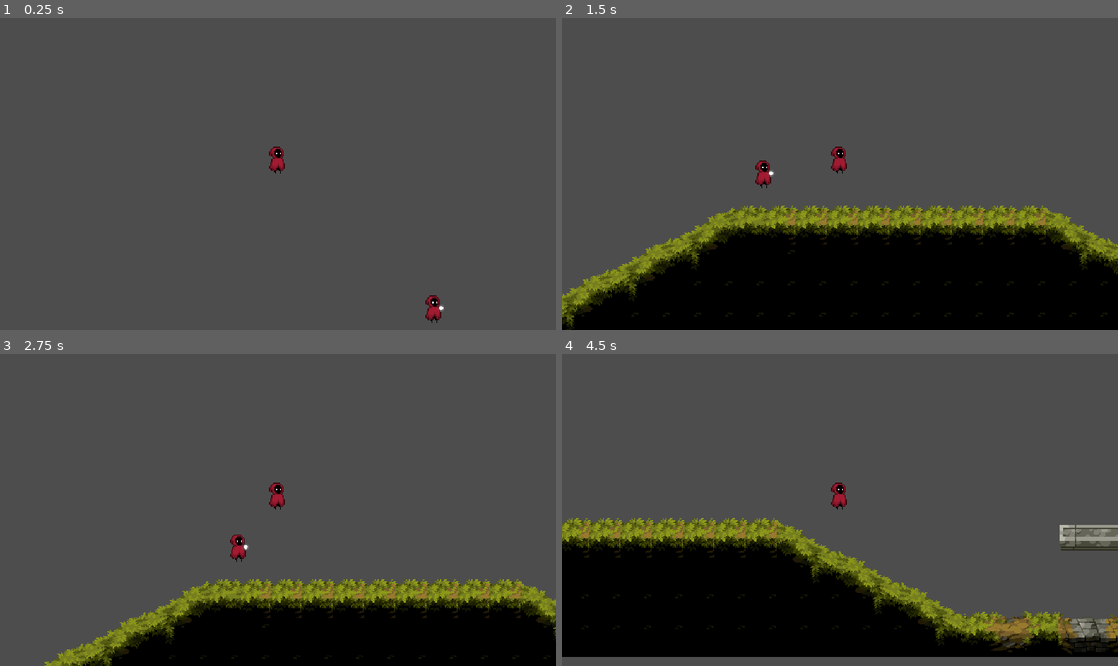
Above: before the commit, frames 1-4 (two rows, left to right).
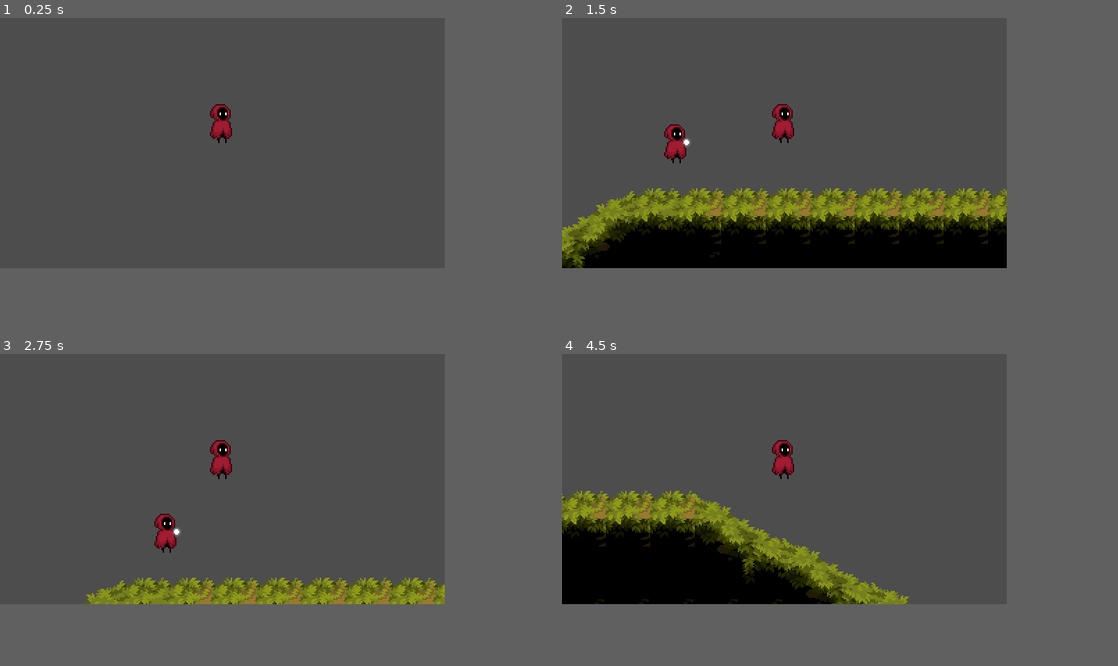
Above: after the commit, the same moments.

Repository: Driannn/AcerolaJam0
Game: Godot game, scene res://Scenes/Main scene/main_scene.tscn
Two runs of this game, one before a commit and one after it. Both use one fixed random seed, a clock stepped at 60 frames per second and the inputs below.
Inputs:
- Up to frame 1 (0.25 s): no input
- Up to frame 2 (1.5 s): tap Enter (ui_accept) at 0.5 s; hold D (move_right) from 0.53 s (still down); tap Space (jump) at 0.6, 0.77, 1.07, 1.35 s
- Up to frame 3 (2.75 s): tap Space (jump) at 1.52, 1.82, 2.1 s; release D (move_right) at 2.03 s; hold A (move_left) from 2.03 s (still down)
- Up to frame 4 (4.5 s): release A (move_left) at 2.78 s; hold D (move_right) 2.78-4.28 s; tap Space (jump) at 2.85, 3.02, 3.32, 3.6, 3.77, 4.07, 4.35 s; hold A (move_left) from 4.28 s (still down)
In our replay, the window is 800x449 before the commit and 640x360 after it. These sizes can differ from the game's own. Grey fills any space a smaller window leaves; there, only what the larger window draws over its background counts as a difference.

The runs differ from the first frame. In frame 1, 0.8% of the frame differs, in the area x 37-80%, y 27-98%; in frame 2, 29%, in the area x 0-100%, y 0-99%; in frame 3, 23%; in frame 4, 25%.

Commit message:
Small changes and small mess up with phantom camera addon

Diff:
--- a/Scenes/Player/my_player.gd
+++ b/Scenes/Player/my_player.gd
@@ -49,12 +49,11 @@
 	move_on_x(delta)
 	jump()
 	move_and_slide()
-	print (jump_count)
 
 ##Get players input and apply it to the X velocity
 func move_on_x(delta : float) -> void:
 	var horizontal_direction = Input.get_axis("move_left", "move_right")
-	velocity.x = h_speed * horizontal_direction
+	velocity.x = h_speed * horizontal_direction * delta * 50
 
 ##Apply force to the Y velocity if the player is not on the floor
 func apply_gravity(delta : float) -> void:
@@ -69,6 +68,7 @@
 	if Input.is_action_just_pressed("jump") && jump_count < 1:
 		velocity.y = -jump_force
 		jump_count += 1
+		print (jump_count)
 
 	if is_on_floor():
 		jump_count = 0
--- a/Scenes/Player/my_player.tscn
+++ b/Scenes/Player/my_player.tscn
@@ -9,7 +9,6 @@
 
 [node name="MyPlayer" type="CharacterBody2D"]
 script = ExtResource("1_ggs3h")
-h_speed = 250.0
 jump_force = 275.0
 gravity_acceleration = 700.0
 
--- a/project.godot
+++ b/project.godot
@@ -17,11 +17,15 @@
 
 [display]
 
-window/size/viewport_width=569
-window/size/viewport_height=320
+window/size/viewport_width=320
+window/size/viewport_height=180
 window/size/window_width_override=1280
 window/size/window_height_override=720
 window/stretch/mode="canvas_items"
+
+[editor_plugins]
+
+enabled=PackedStringArray("res://addons/phantom_camera/plugin.cfg")
 
 [input]
 
